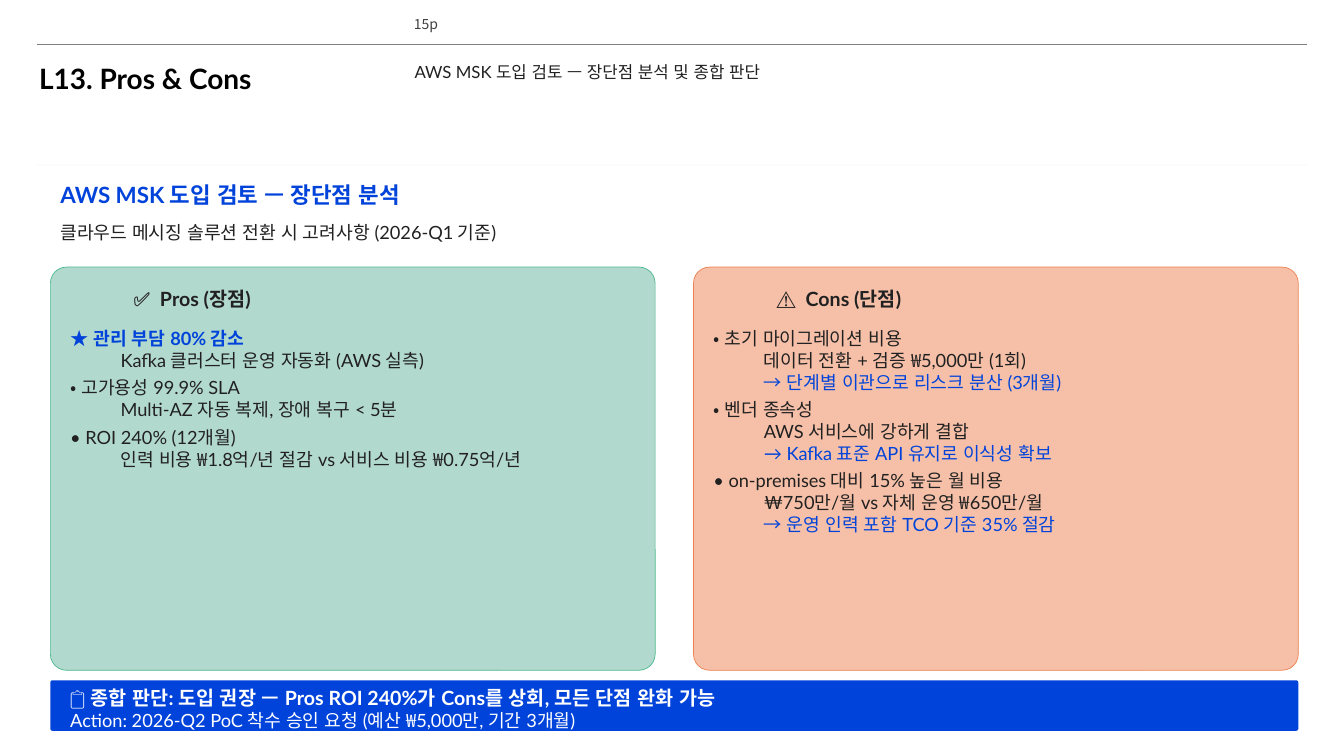
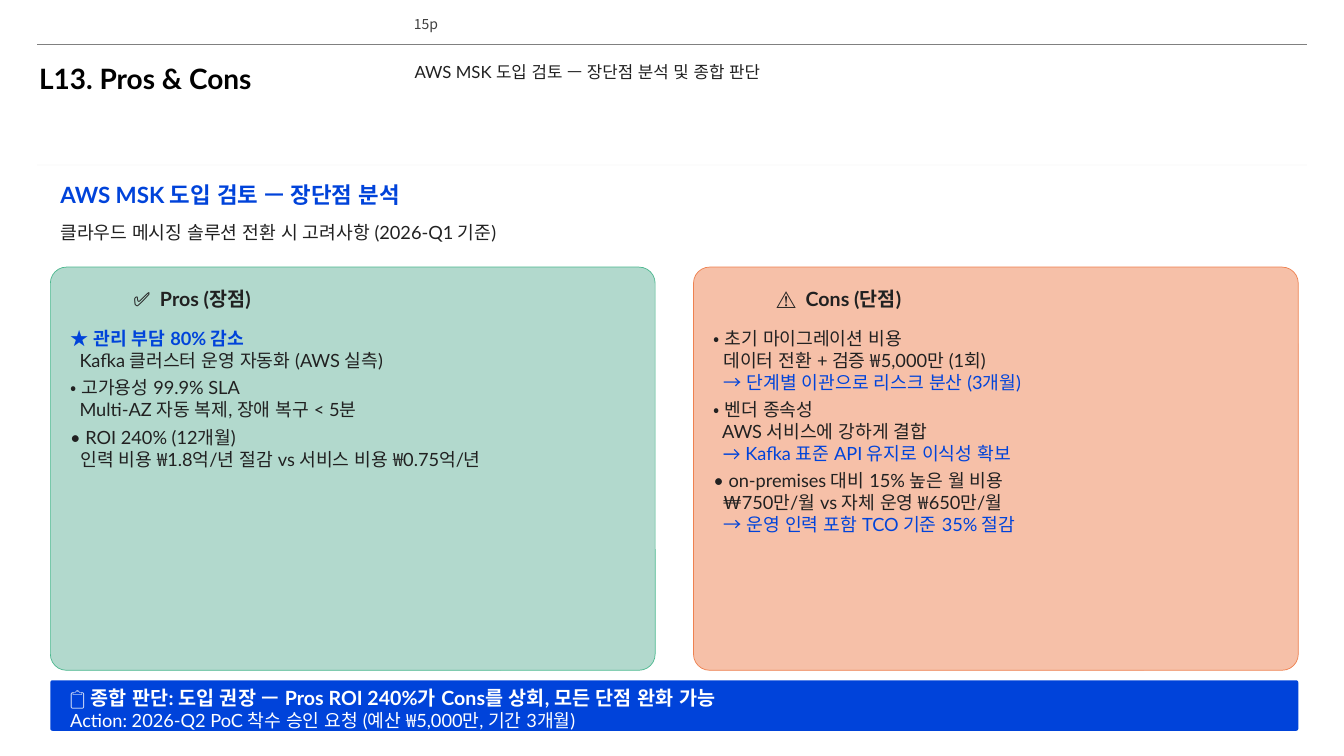
Before and after one commit to lhs6395-hslee/project-steer, a slide deck: slide 15 of results/pptx/AWS_MSK_Expert_Intro.pptx. Drawn at 1344x756 pixels with LibreOffice and Linux fonts; fonts in the diff are those of the drawing; background and template pictures are left out. Boxes give left, top, right and bottom in pixels: in the first picture for what was removed or moved away, otherwise in the second. Text is boxed around its words. In the diff, an @@ line names an element or a change of style, - is before the commit and + after.

```diff
--- a/results/pptx/AWS_MSK_Expert_Intro.pptx
+++ b/results/pptx/AWS_MSK_Expert_Intro.pptx
@@ text at bbox=[80, 352, 481, 468]: list level 2 to 1 in "Kafka 클러스터 운영 자동화 (AWS ..."; list level 2 to 1 in "Multi-AZ 자동 복제, 장애 복구 ..."; list level 2 to 1 in "인력 비용 ₩1.8억/년 절감 vs ..." @@
@@ text at bbox=[722, 352, 1021, 533]: list level 2 to 1 in "데이터 전환 + 검증 ₩5,000만 ..."; list level 2 to 1 in "→ 단계별 이관으로 리스크 분산 ..."; list level 2 to 1 in "AWS 서비스에 강하게 결합"; list level 2 to 1 in "→ Kafka 표준 API 유지로 ..."; list level 2 to 1 in "₩750만/월 vs 자체 운영 ₩650만/월"; list level 2 to 1 in "→ 운영 인력 포함 TCO ..." @@
```
Also in this commit, not shown: 18 other slides changed, 3 other files.
